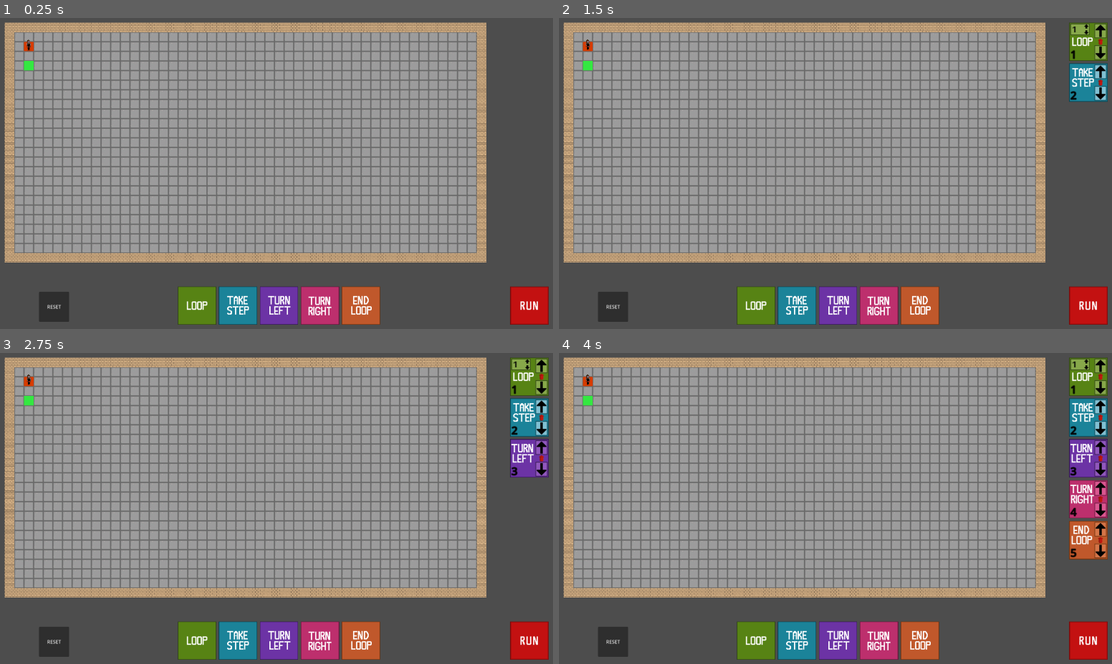
Above: before the commit, frames 1-4 (two rows, left to right).
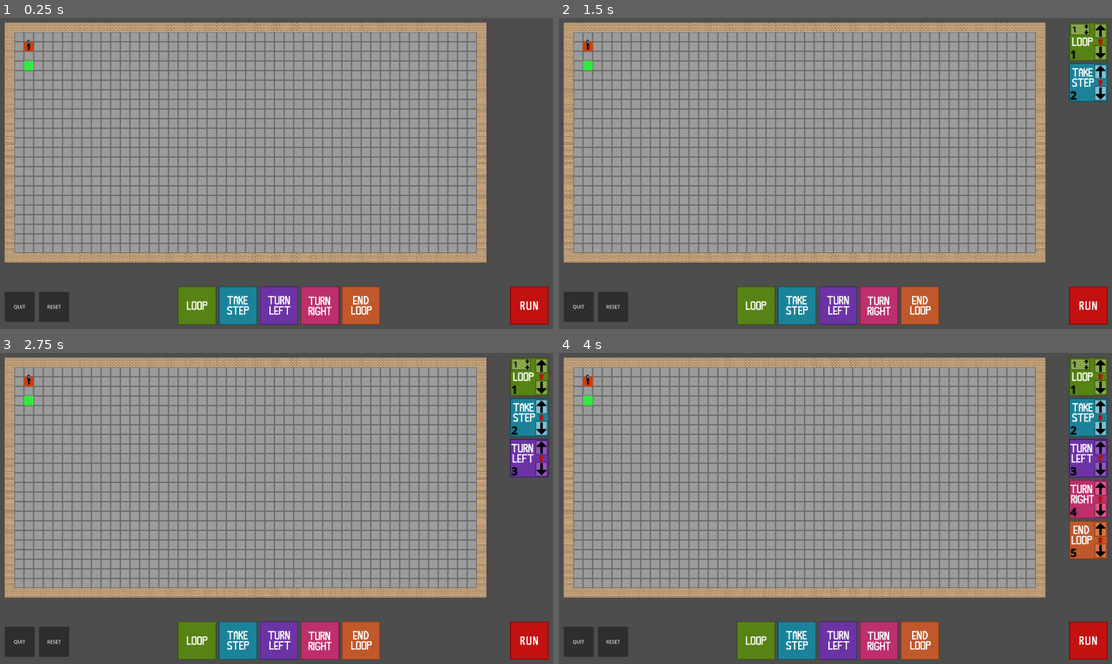
Above: after the commit, the same moments.

Repository: Graungher/ComPuzzle
Game: Godot game, scene res://Scenes/game.tscn
Same seed, same stepped clock (60 frames per second), same inputs: the game is played once before the commit and once after it.
Inputs (mouse positions are in pixels of both pictures, inside the frame that each line leads up to):
- Up to frame 1 (0.25 s): no input
- Up to frame 2 (1.5 s): click (758, 304) at 0.5 s; click (796, 304) at 1.25 s
- Up to frame 3 (2.75 s): click (276, 639) at 2 s
- Up to frame 4 (4 s): click (879, 639) at 2.75 s; click (918, 639) at 3.5 s

The runs differ from the first frame. In frame 1, 0.5% of the frame differs, in the area x 0-7%, y 88-98%; in frame 2, 0.5%; in frame 3, 0.5%; in frame 4, 0.5%.

Commit message:
added quit button

Diff:
--- a/Scenes/game.tscn
+++ b/Scenes/game.tscn
@@ -90,6 +90,12 @@
 offset_bottom = 997.0
 text = "RESET"
 
+[node name="Button" type="Button" parent="."]
+offset_top = 897.0
+offset_right = 100.0
+offset_bottom = 997.0
+text = "QUIT"
+
 [connection signal="makeNode" from="Buttons" to="ScrollContainer/Command_List" method="_on_make_node"]
 [connection signal="pressed" from="Buttons/LoopButton" to="Buttons" method="_on_loop_button_pressed"]
 [connection signal="pressed" from="Buttons/WalkButton" to="Buttons" method="_on_walk_button_pressed"]
@@ -99,3 +105,4 @@
 [connection signal="showError" from="ScrollContainer/Command_List" to="." method="show_error"]
 [connection signal="pressed" from="TextureButton" to="ScrollContainer/Command_List" method="validate"]
 [connection signal="pressed" from="Reset_Button" to="." method="_on_button_2_pressed"]
+[connection signal="pressed" from="Button" to="." method="_on_quit_button_pressed"]
--- a/Scripts/game.gd
+++ b/Scripts/game.gd
@@ -136,3 +136,7 @@
 	cmdList.fakeClearList()
 	spawnBot()
 	pass # Replace with function body.
+
+
+func _on_quit_button_pressed() -> void:
+	get_tree().quit()
